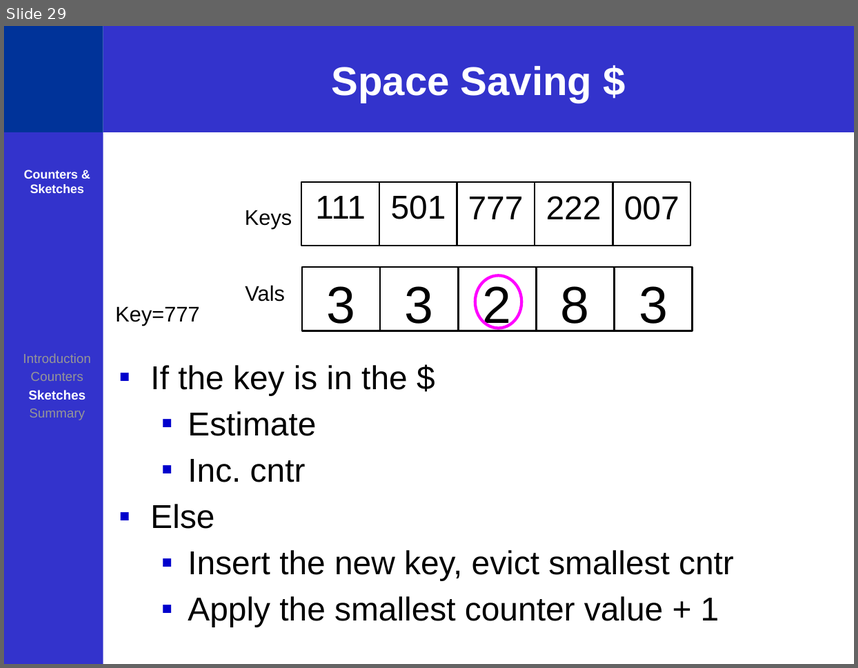
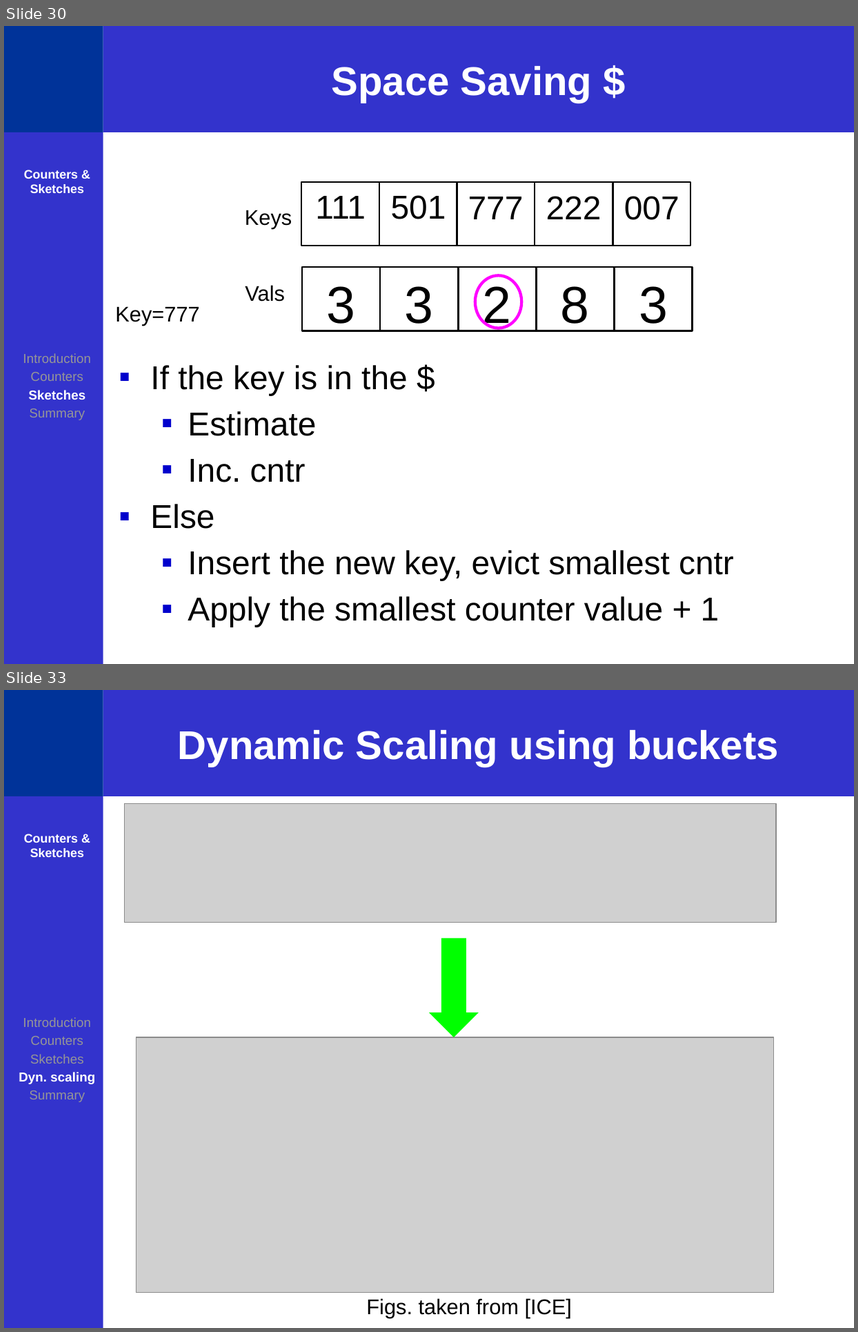
Before and after one commit to ofanan/Sketches, a slide deck: Cntrs seminar NextSilicon.pptx. Shown one above the other, each under a label of ours: slide 29 before the commit, slides 30 and 33 after it; the slides between them are not shown. The pictures are 858x668 and 858x1332 pixels, drawn with LibreOffice and Linux fonts; fonts in the diff are those of the drawing; grey boxes stand for pictures. Boxes give left, top, right and bottom in pixels: in the first picture for what was removed or moved away, otherwise in the second. Text is boxed around its words. In the diff, an @@ line names an element or a change of style, - is before the commit and + after.

```diff
--- a/Cntrs seminar NextSilicon.pptx
+++ b/Cntrs seminar NextSilicon.pptx
@@ slide 33 added at (4,690,854,1328), background #FFFFFF; not listed: 1 template element that a slide beside it also shows @@
@@ rectangle added at (4,690,103,796), fill #003399 @@
@@ title added at (103,690,854,796), fill #3333CC, 34 pt, text #FFFFFF, bold @@
+Dynamic Scaling using buckets
@@ picture added at (125,803,777,922) @@
@@ text added at (24,834,84,857), 10.5 pt, text #FFFFFF, bold @@
+Counters & Sketches
@@ down arrow added at (429,938,478,1038), fill #00FF00 @@
@@ text added at (18,1017,95,1102), 11 pt, text #969696 @@
+Introduction
+Counters
+Sketches
+Dyn. scaling
+Summary
@@ picture added at (136,1037,774,1292) @@
@@ text added at (366,1298,572,1318), 18 pt, text #000000 @@
+Figs. taken from [ICE]
@@ what was slide 29 is now slide 30 @@
```
Also in this commit, not shown: 30 slides changed, 5 other slides added, 3 other files.
